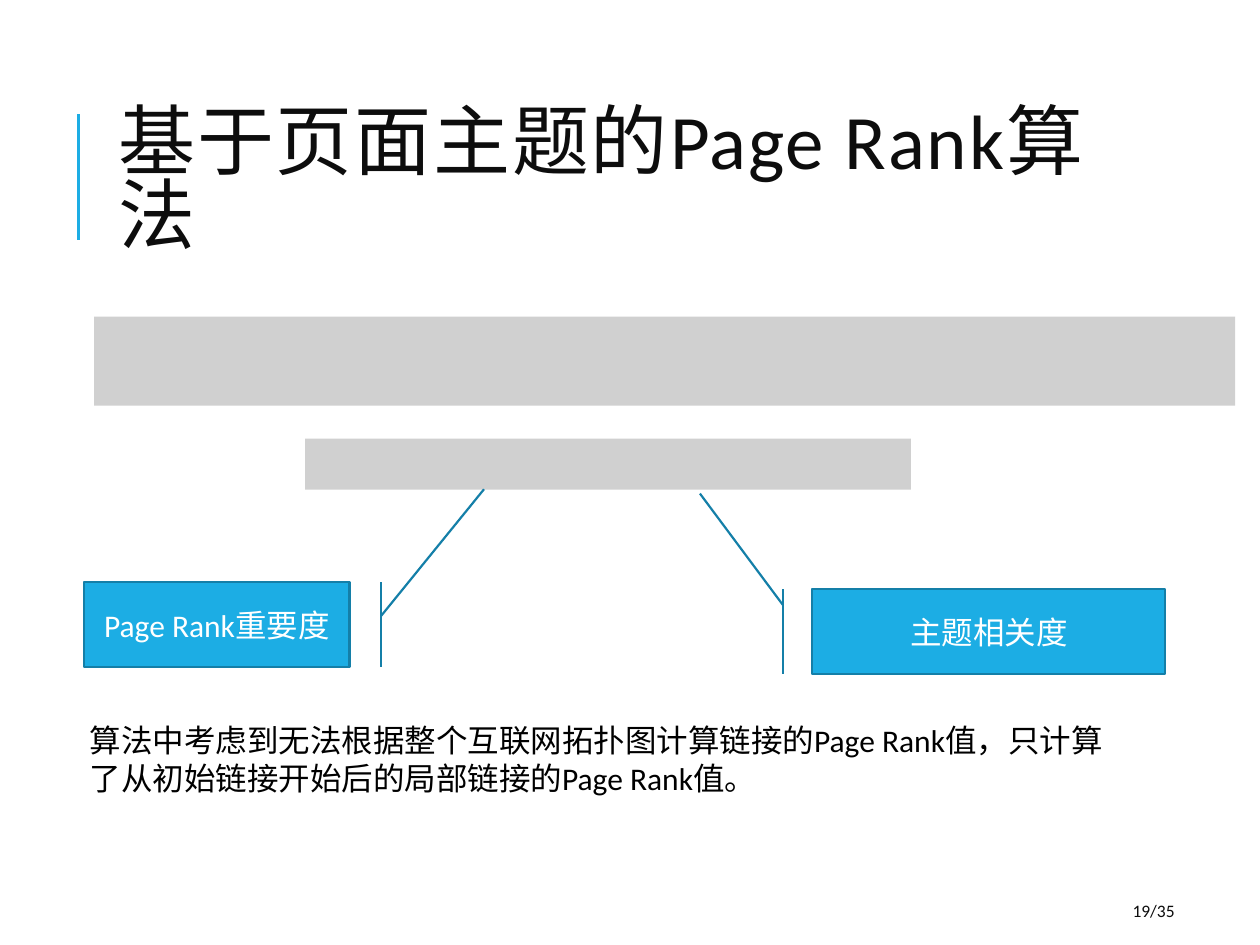
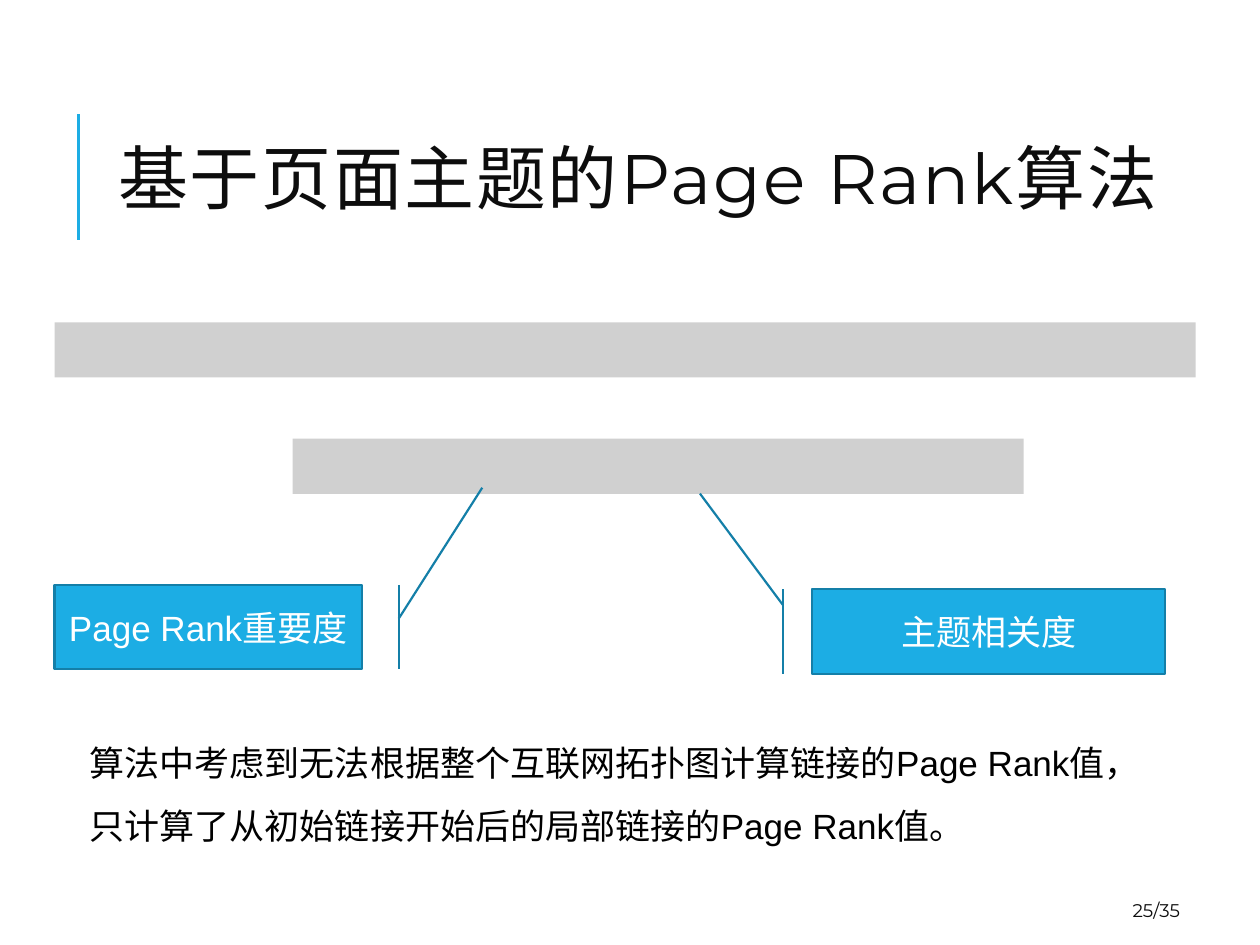
Before and after one commit to winniehajing/paper, a slide deck: slide 25 of 2012223040119-Defense-20150515-goahead.pptx (slide 19 before the commit). Drawn at 1260x945 pixels with LibreOffice and Linux fonts; fonts in the diff are those of the drawing; grey boxes stand for pictures. Boxes give left, top, right and bottom in pixels: in the first picture for what was removed or moved away, otherwise in the second. Text is boxed around its words. In the diff, an @@ line names an element or a change of style, - is before the commit and + after.

```diff
--- a/2012223040119-Defense-20150515-goahead.pptx
+++ b/2012223040119-Defense-20150515-goahead.pptx
@@ title "基于页面主题的Page Rank算法" at [118, 145, 1157, 218]: size 44 to 40 pt, font Calibri to Montserrat @@
@@ picture: place and size @@
-picture at [94, 316, 1236, 406]
+picture at [54, 323, 1196, 378]
@@ picture: place and size @@
-picture at [305, 438, 911, 489]
+picture at [292, 438, 1023, 494]
@@ accent border callout "Page Rank重要度": place and size @@
-accent border callout "Page Rank重要度" at [84, 582, 349, 667]
+accent border callout "Page Rank重要度" at [54, 585, 362, 669]
@@ accent border callout "Page Rank重要度" at [54, 585, 362, 669]: size 18 to 20 pt, font Calibri to Arial; proportions changed @@
@@ accent border callout "主题相关度" at [813, 590, 1166, 674]: size 18 to 20 pt, font Calibri to Arial @@
@@ text "算法中考虑到无法根据整个互联网拓扑图计算链接的Page Rank值，只计算了从初始链接开始后的局部链接的Page Ran ..." at [90, 746, 1140, 847]: size 18 to 20 pt, font Calibri to Arial; line spacing 1 to 1.5 @@
@@ page number at [1133, 901, 1180, 919]: text changed; size 10 to 10.5 pt; font Calibri to Montserrat @@
-19/35
+25/35
```
Also in this commit, not shown: 27 other slides changed, 13 slides added, 3 slides removed, 2 other files.
